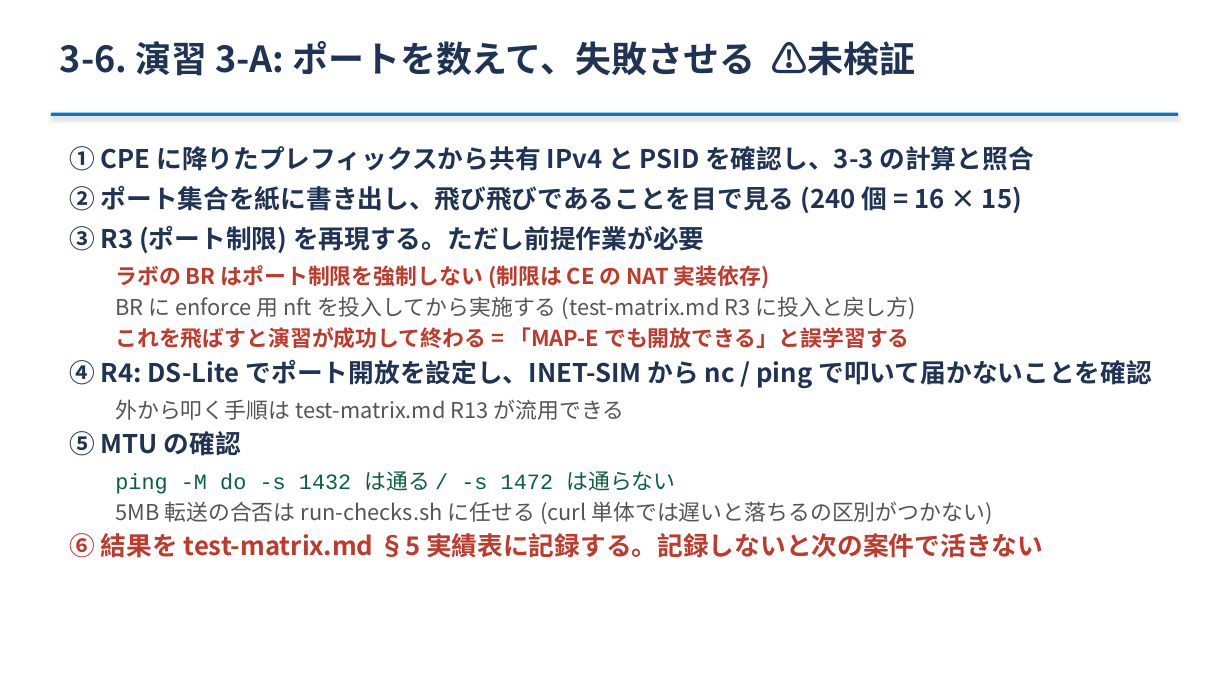
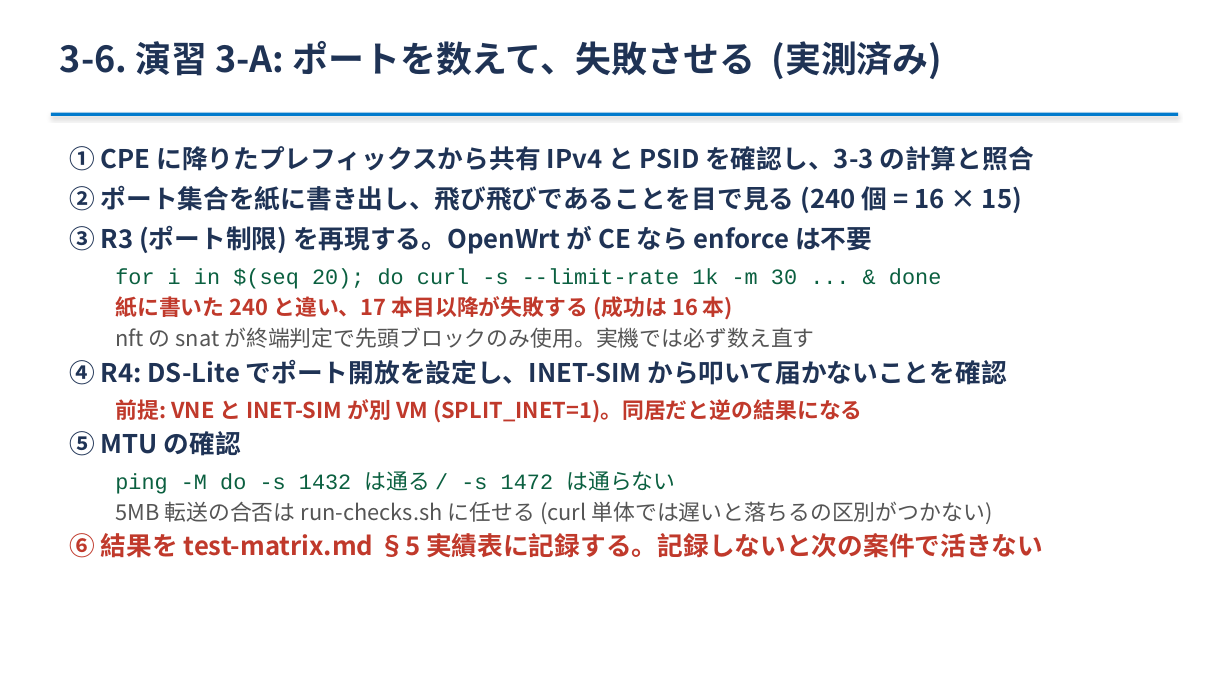
Before and after one commit to ginchankawaii/claude-code-book-template, a slide deck: slide 27 of docs/ipoe-lab/slides/toranomaki.pptx. Drawn at 1232x693 pixels with LibreOffice and Linux fonts; fonts in the diff are those of the drawing. Boxes give left, top, right and bottom in pixels: in the first picture for what was removed or moved away, otherwise in the second. Text is boxed around its words. In the diff, an @@ line names an element or a change of style, - is before the commit and + after.

```diff
--- a/docs/ipoe-lab/slides/toranomaki.pptx
+++ b/docs/ipoe-lab/slides/toranomaki.pptx
@@ text at bbox=[60, 41, 943, 79]: text changed @@
-3-6. 演習 3-A: ポートを数えて、失敗させる ⚠未検証
+3-6. 演習 3-A: ポートを数えて、失敗させる (実測済み)
@@ text at bbox=[69, 226, 1007, 423]: text changed; text colour #555555 to #1F3355 @@
-③ R3 (ポート制限) を再現する。ただし前提作業が必要
-  ラボの BR はポート制限を強制しない (制限は CE の NAT 実装依存)
-  BR に enforce 用 nft を投入してから実施する (test-matrix.md R3 に投入と戻し方)
-  これを飛ばすと演習が成功して終わる = 「MAP-E でも開放できる」と誤学習する
-④ R4: DS-Lite でポート開放を設定し、INET-SIM から nc / ping で叩いて届かないことを確認
-  外から叩く手順は test-matrix.md R13 が流用できる
+③ R3 (ポート制限) を再現する。OpenWrt が CE なら enforce は不要
+  for i in $(seq 20); do curl -s --limit-rate 1k -m 30 ... & done
+  紙に書いた 240 と違い、17 本目以降が失敗する (成功は 16 本)
+  nft の snat が終端判定で先頭ブロックのみ使用。実機では必ず数え直す
+④ R4: DS-Lite でポート開放を設定し、INET-SIM から叩いて届かないことを確認
+  前提: VNE と INET-SIM が別 VM (SPLIT_INET=1)。同居だと逆の結果になる
```
Also in this commit, not shown: 5 other slides changed, 1 other file.
